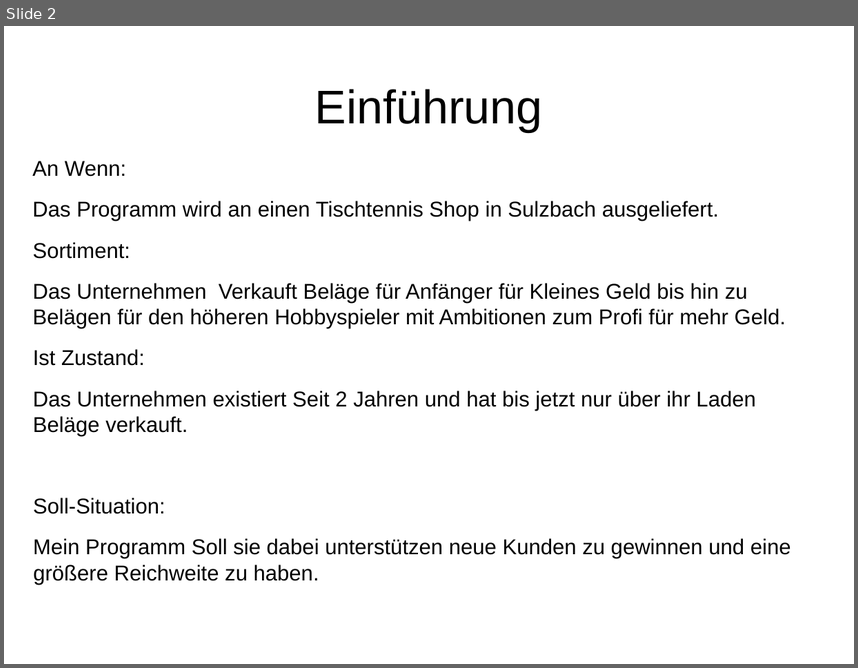
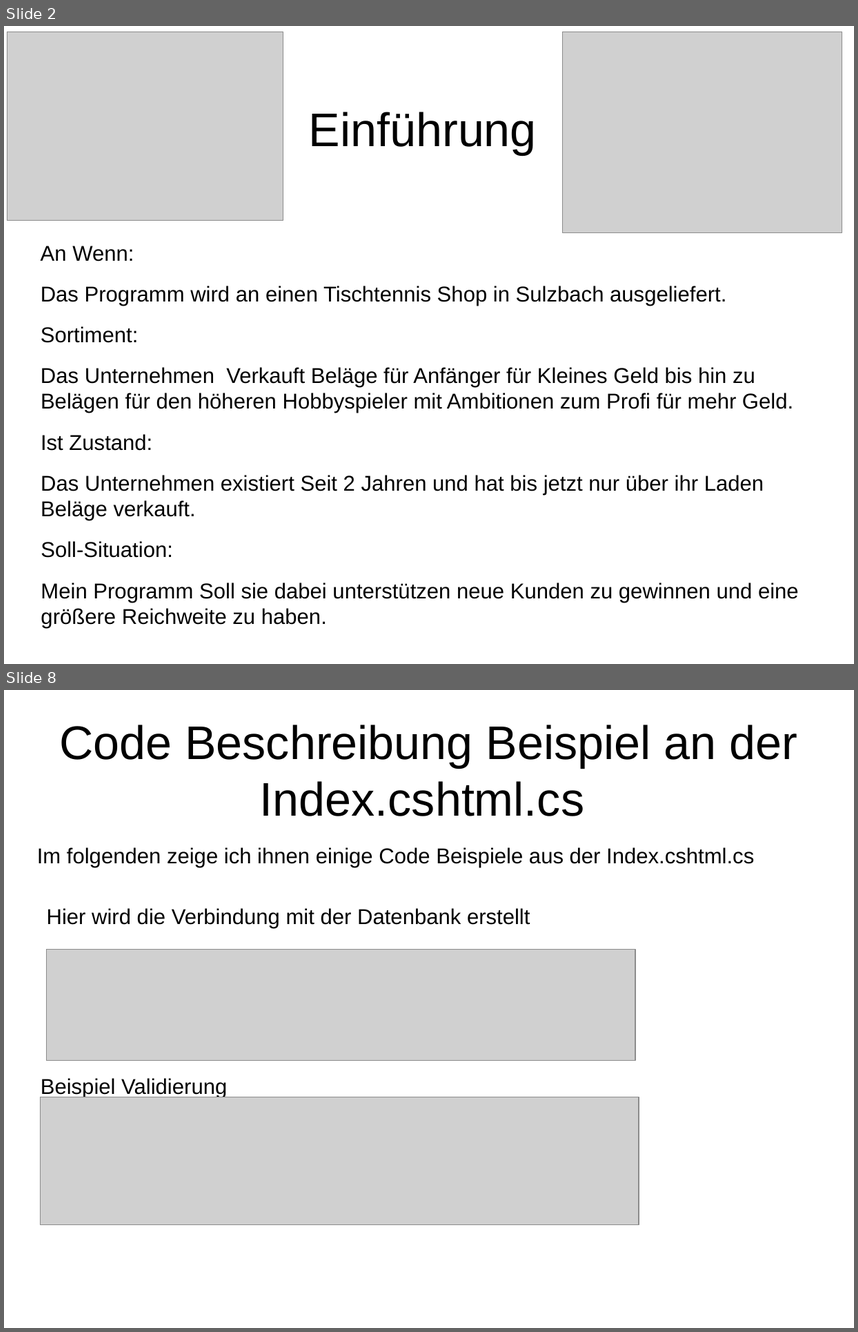
Before and after one commit to MichaelMuehlbach/Hausarbeit-Michael-M-hlbach, a slide deck: Präsentation Hausarbeit.odp. Shown one above the other, each under a label of ours: slide 2 before the commit, slides 2 and 8 after it; the slides between them are not shown. The pictures are 858x668 and 858x1332 pixels, drawn with LibreOffice and Linux fonts; fonts in the diff are those of the drawing; grey boxes stand for pictures. Boxes give left, top, right and bottom in pixels: in the first picture for what was removed or moved away, otherwise in the second. Text is boxed around its words. In the diff, an @@ line names an element or a change of style, - is before the commit and + after.

```diff
--- a/Präsentation Hausarbeit.odp
+++ b/Präsentation Hausarbeit.odp
@@ slide 8 added at <box>4,690,854,1328</box>, background #FFFFFF @@
@@ title added at <box>59,724,797,816</box>, 44 pt, text #000000 @@
+Code Beschreibung Beispiel an der Index.cshtml.cs
@@ text added at <box>37,847,754,867</box>, 20 pt, text #000000 @@
+Im folgenden zeige ich ihnen einige Code Beispiele aus der Index.cshtml.cs
@@ text added at <box>47,908,530,928</box>, 20 pt, text #000000 @@
+Hier wird die Verbindung mit der Datenbank erstellt
@@ picture added at <box>46,949,636,1061</box> @@
@@ text added at <box>41,1078,227,1098</box>, 20 pt, text #000000 @@
+Beispiel Validierung
@@ picture added at <box>41,1097,639,1225</box> @@
@@ slide 2 changed as well @@
@@ picture added at <box>7,32,283,220</box> @@
@@ picture added at <box>562,32,842,233</box> @@
@@ title "Einführung": place and size @@
-title "Einführung" at <box>315,89,543,132</box>
+title "Einführung" at <box>309,112,537,155</box>
@@ text "An Wenn:" rewrapped from <box>32,161,791,584</box> to <box>41,245,799,628</box> @@
```
Also in this commit, not shown: 1 other slide changed, 7 other slides added, 10 other files.
